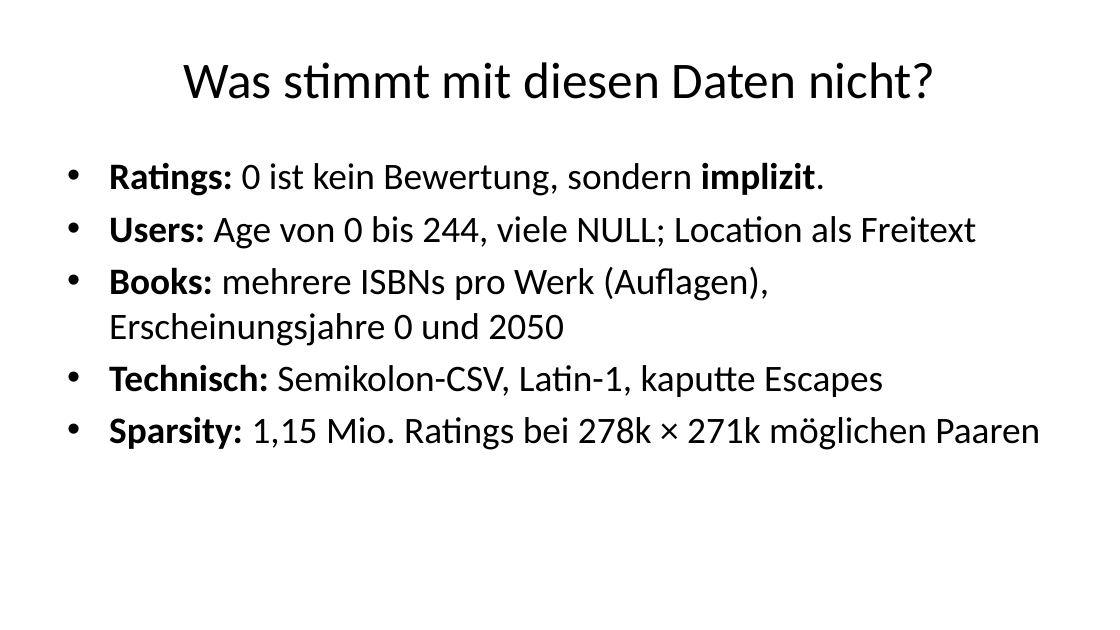
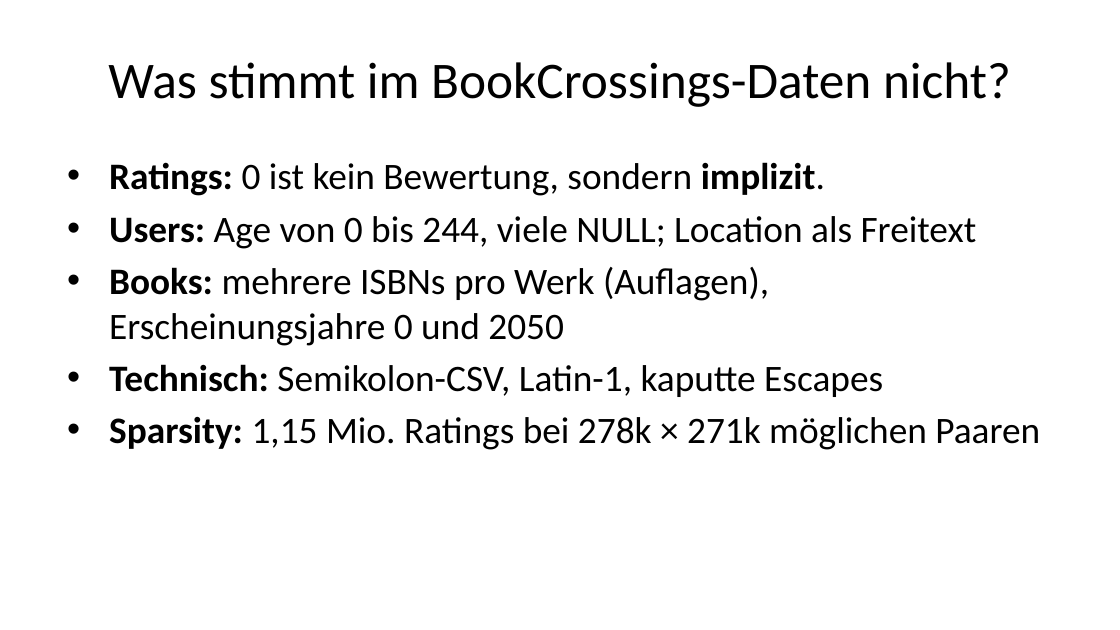
Before and after one commit to daswesen/2026-hu-berlin-data-mining, a slide deck: slide 13 of Konsultation_IBI_Deck.pptx. Drawn at 1120x630 pixels with LibreOffice and Linux fonts; fonts in the diff are those of the drawing. Boxes give left, top, right and bottom in pixels: in the first picture for what was removed or moved away, otherwise in the second. Text is boxed around its words. In the diff, an @@ line names an element or a change of style, - is before the commit and + after.

```diff
--- a/Konsultation_IBI_Deck.pptx
+++ b/Konsultation_IBI_Deck.pptx
@@ title at <box>108,62,1011,107</box>: text changed @@
-Was stimmt mit diesen Daten nicht?
+Was stimmt im BookCrossings-Daten nicht?
```
Also in this commit, not shown: 15 other slides changed, 8 slides added, 5 slides removed, 53 other files.
